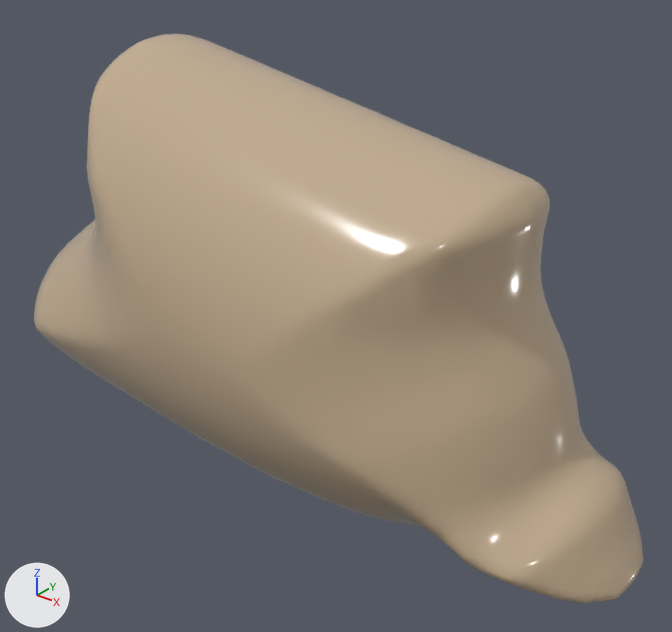
One commit to the glTF model assets/models/species/sp_earth_common_a.glb: the scene before it, then after it.
Before and after are seen from a 50 mm lens placed at (0.798, -0.98, 0.879), pointed at (0.007, 0.009, 0.266). The axes (+X, +Y, +Z) are drawn at lower left. The lights are the same throughout. The picture after the commit comes second. Mesh edges are drawn as thin lines on the coarser meshes.

The first picture shows 'body'.
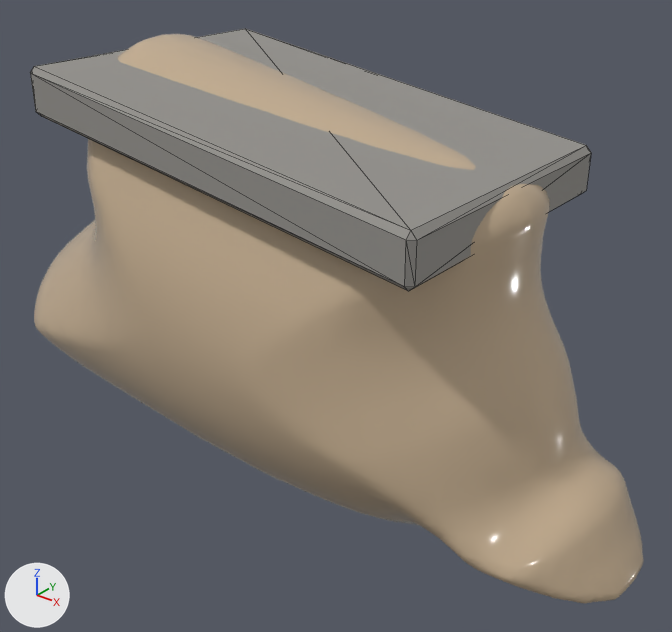
Where the change shows, as pixel boxes [x1, y1, x2, y2] in the pictures (672 x 632 px):
'slate', added: after [30, 29, 591, 291]

The change, as a list of edits to the scene's bpy script:
```text
Add mat_orn_slate:
    mat_orn_slate = principled_material('Orn_Slate')
    mat_orn_slate.base_color = (0.3, 0.29, 0.27)  # grey #95938e
    mat_orn_slate.roughness = 0.92
Add me_slate:
    me_slate.from_pydata(...)  # 24 vertices, 44 faces; spans x -0.362..0.292, y -0.22..0.22, z 0.462..0.626
    me_slate.materials.append(mat_orn_slate)  # grey #95938e
Add ob_slate:
    ob_slate = bpy.data.objects.new('slate', me_slate)
    ob_slate.location = (0.0, 0.0, 0.0)
```
